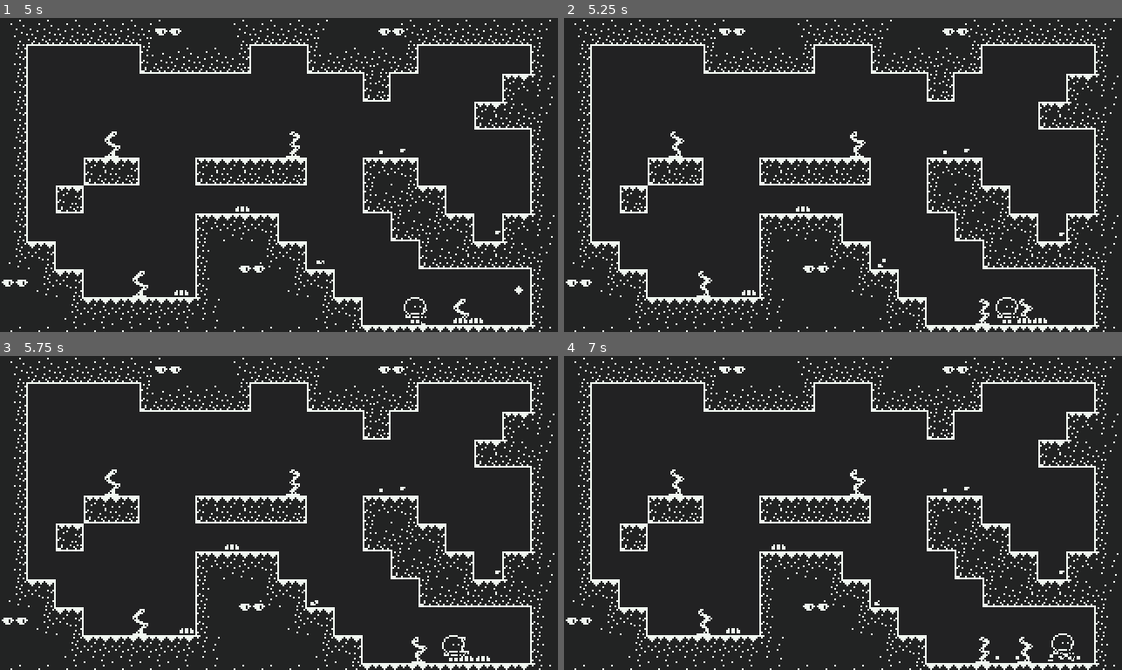
Above: before the commit, frames 1-4 (two rows, left to right).
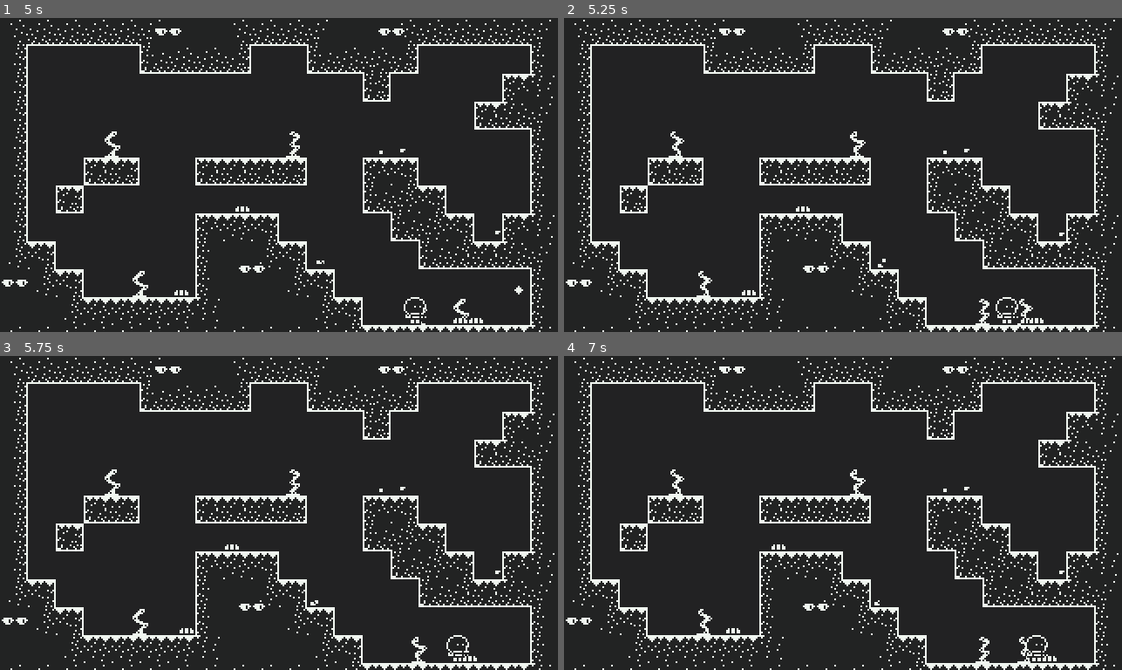
Above: after the commit, the same moments.

Repository: madeso/spelsylt4
Game: Godot game, scene res://world.tscn
Two runs of this game, one before a commit and one after it. Both use one fixed random seed, a clock stepped at 60 frames per second and the inputs below.
Inputs:
- Up to frame 1 (5 s): hold Right (ui_right) 0.53-2.03 s; tap Space (ui_select) at 0.77, 1.52, 3.02, 3.77, 4.52 s; hold Left (ui_left) 2.03-4.28 s; hold Right (ui_right) from 4.28 s (still down)
- Up to frame 2 (5.25 s): keep holding Right (ui_right)
- Up to frame 3 (5.75 s): keep holding Right (ui_right)
- Up to frame 4 (7 s): keep holding Right (ui_right); tap Space (ui_select) at 6.02, 6.77 s

Frame 1 is identical in both runs. In frame 2, less than 0.1% of the frame differs, in the area x 81-87%, y 95-98%; in frame 3, 0.2%; in frame 4, 0.2%, in the area x 77-93%, y 88-98%.

Commit message:
bugs walking though eachother now

Diff:
--- a/bug.tscn
+++ b/bug.tscn
@@ -23,7 +23,7 @@
 } ]
 
 [node name="KinematicBody2D" type="KinematicBody2D"]
-collision_layer = 2049
+collision_layer = 2048
 script = ExtResource( 2 )
 
 [node name="CollisionShape2D" type="CollisionShape2D" parent="."]
